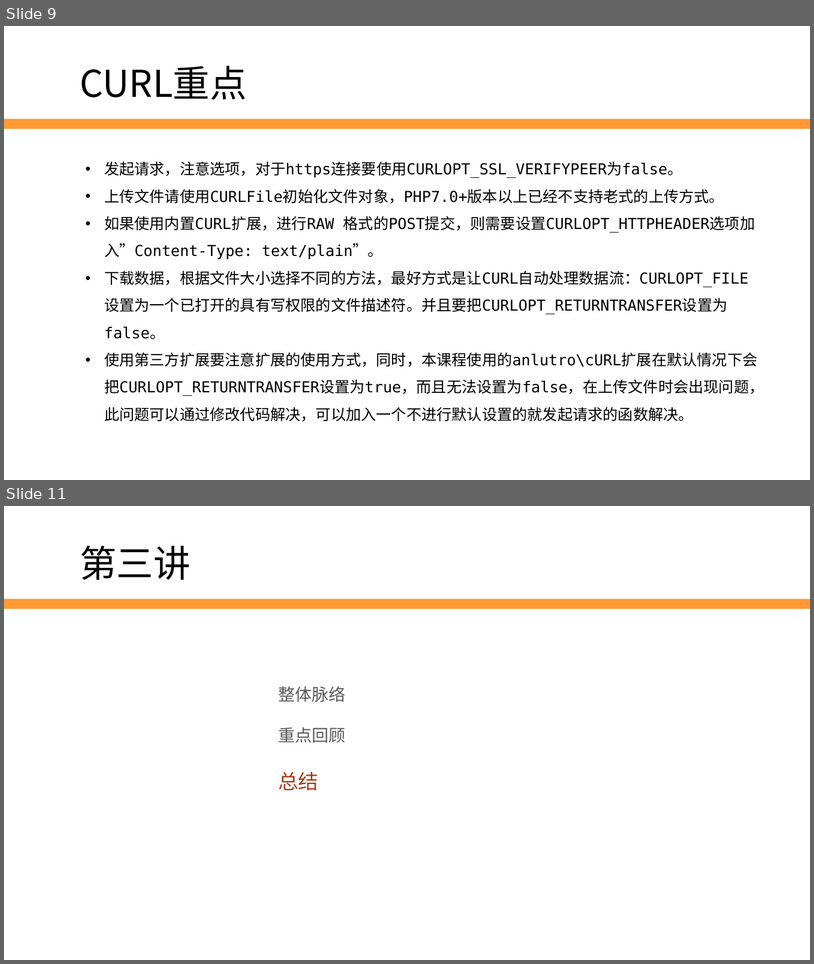
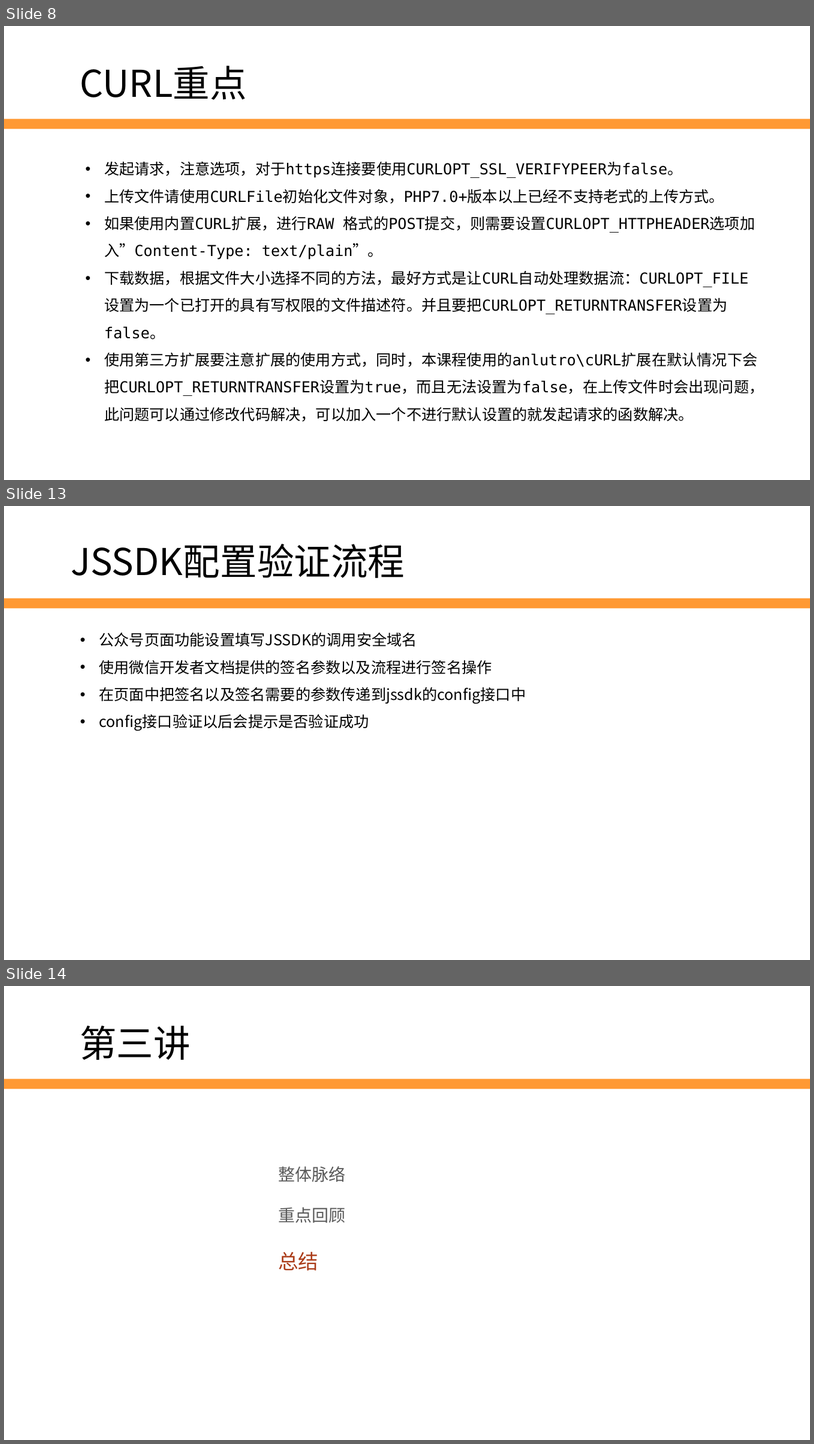
Before and after one commit to edu2act/2017-2018_1st_Wechat_Web_Programming, a slide deck: meterials/slides/ch12-revise-and-think.pptx. Shown one above the other, each under a label of ours: slides 9 and 11 before the commit, slides 8, 13 and 14 after it; the slides between them are not shown. The pictures are 814x964 and 814x1444 pixels, drawn with LibreOffice and Linux fonts; fonts in the diff are those of the drawing; background and template pictures are left out. Boxes give left, top, right and bottom in pixels: in the first picture for what was removed or moved away, otherwise in the second. Text is boxed around its words. In the diff, an @@ line names an element or a change of style, - is before the commit and + after.

```diff
--- a/meterials/slides/ch12-revise-and-think.pptx
+++ b/meterials/slides/ch12-revise-and-think.pptx
@@ slide 13 added at box(4, 506, 810, 960), background #FFFFFF @@
@@ text added at box(71, 544, 405, 578), 44 pt, text #000000 @@
+JSSDK配置验证流程
@@ rectangle added at box(4, 598, 810, 608), fill #FF9933 @@
@@ text added at box(99, 632, 526, 731), 18 pt, text #000000 @@
+• 公众号页面功能设置填写JSSDK的调用安全域名
+• 使用微信开发者文档提供的签名参数以及流程进行签名操作
+• 在页面中把签名以及签名需要的参数传递到jssdk的config接口中
+• config接口验证以后会提示是否验证成功
@@ what was slide 9 is now slide 8 @@
@@ what was slide 11 is now slide 14 @@
```
Also in this commit, not shown: 2 slides changed, 4 other slides added, 2 slides removed, 3 other files.
